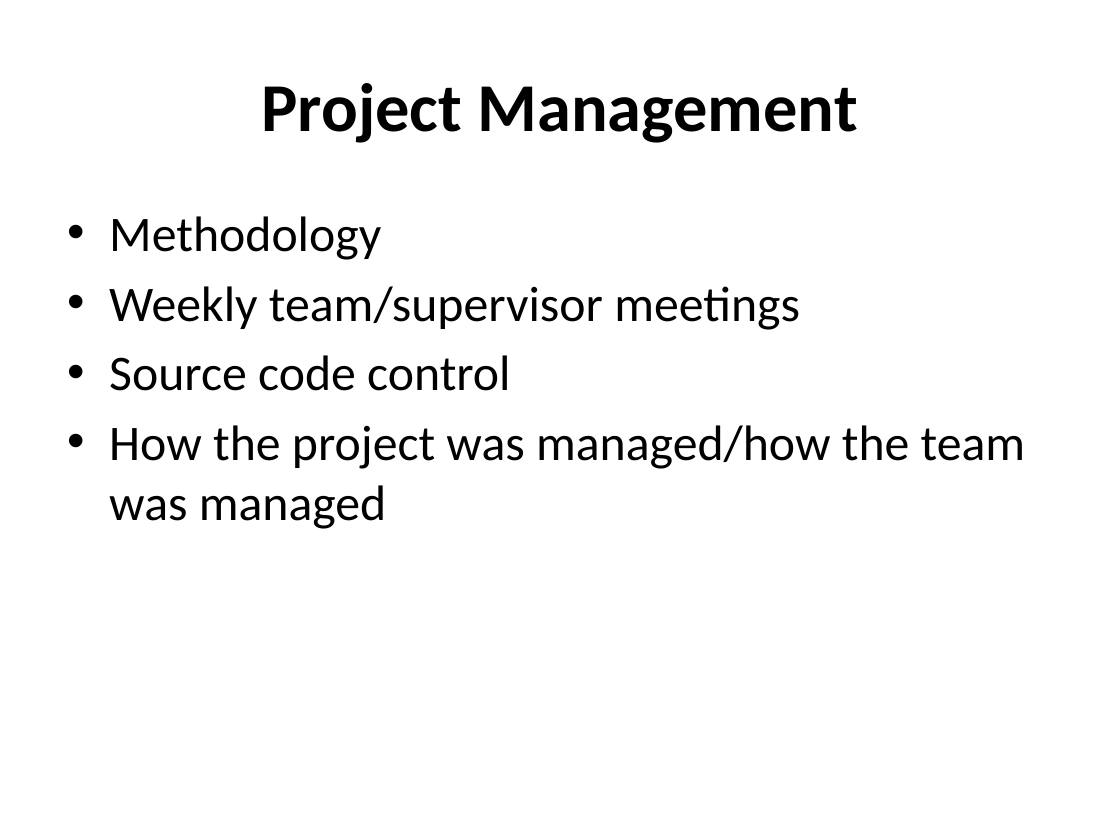
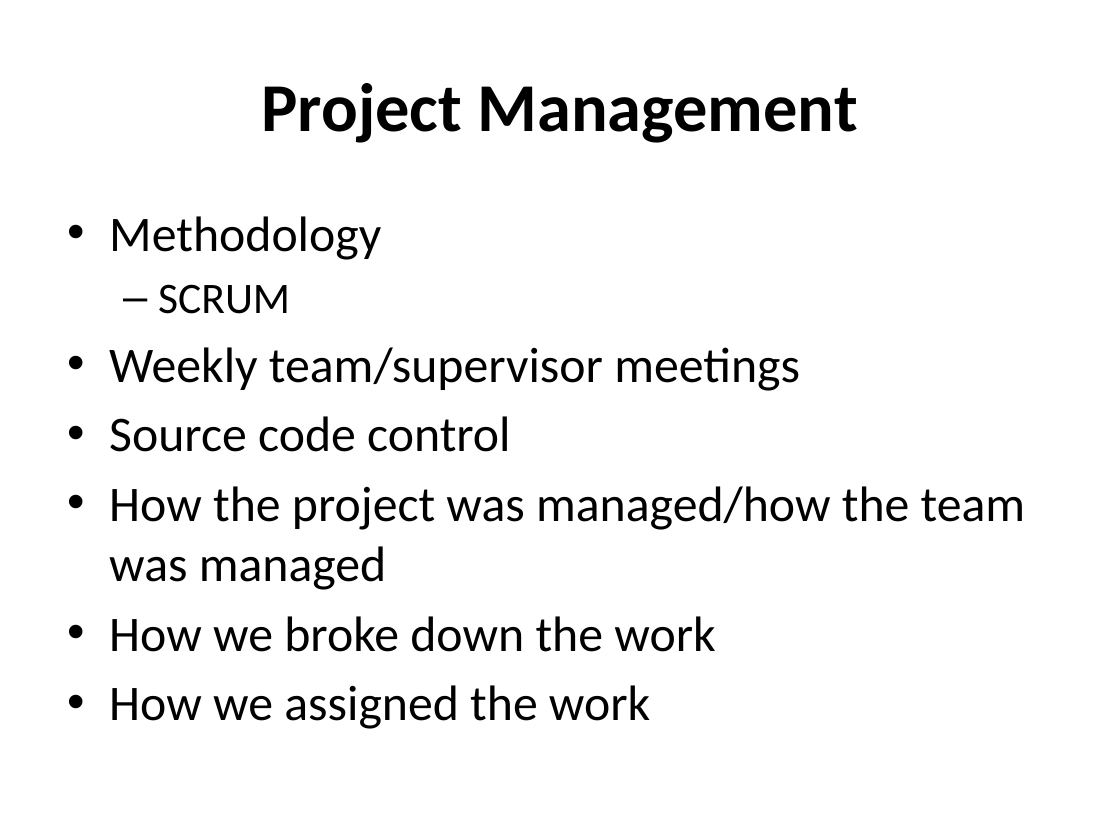
Before and after one commit to Hankli/VirtualEnvironments-Project, a slide deck: slide 6 of Documents/Presentations/Final Presentation.pptx. Drawn at 1120x840 pixels with LibreOffice and Linux fonts; fonts in the diff are those of the drawing; background and template pictures are left out. Boxes give left, top, right and bottom in pixels: in the first picture for what was removed or moved away, otherwise in the second. Text is boxed around its words. In the diff, an @@ line names an element or a change of style, - is before the commit and + after.

```diff
--- a/Documents/Presentations/Final Presentation.pptx
+++ b/Documents/Presentations/Final Presentation.pptx
@@ text at <box>158,284,290,314</box>: paragraph added @@
+  – SCRUM
@@ text at <box>109,616,715,729</box>: paragraphs added @@
+• How we broke down the work
+• How we assigned the work
```
Also in this commit, not shown: 7 other slides changed.
